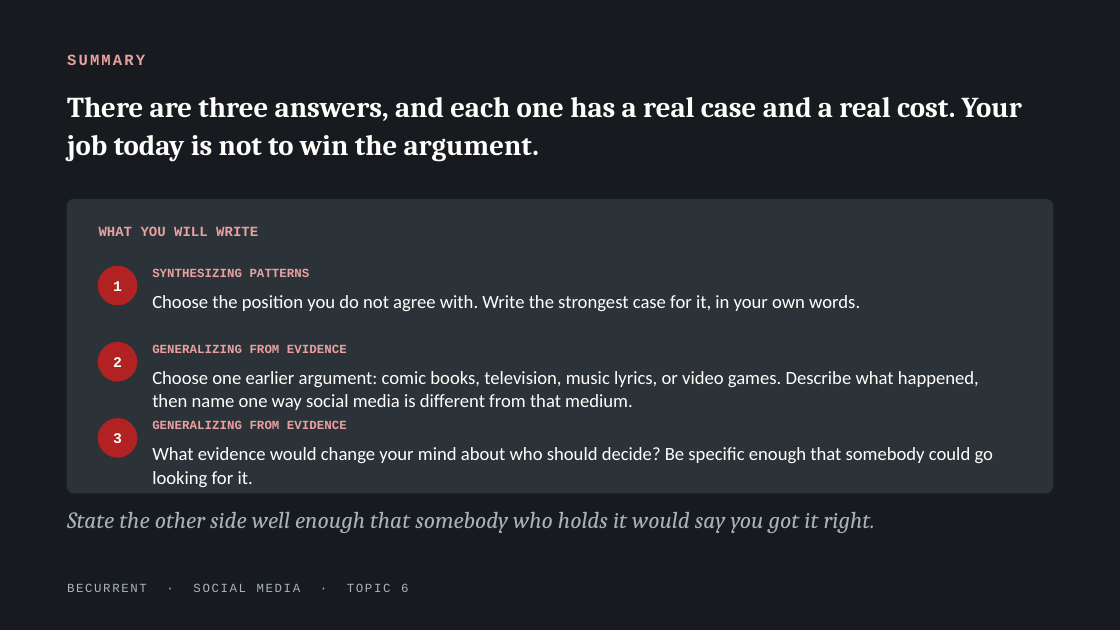
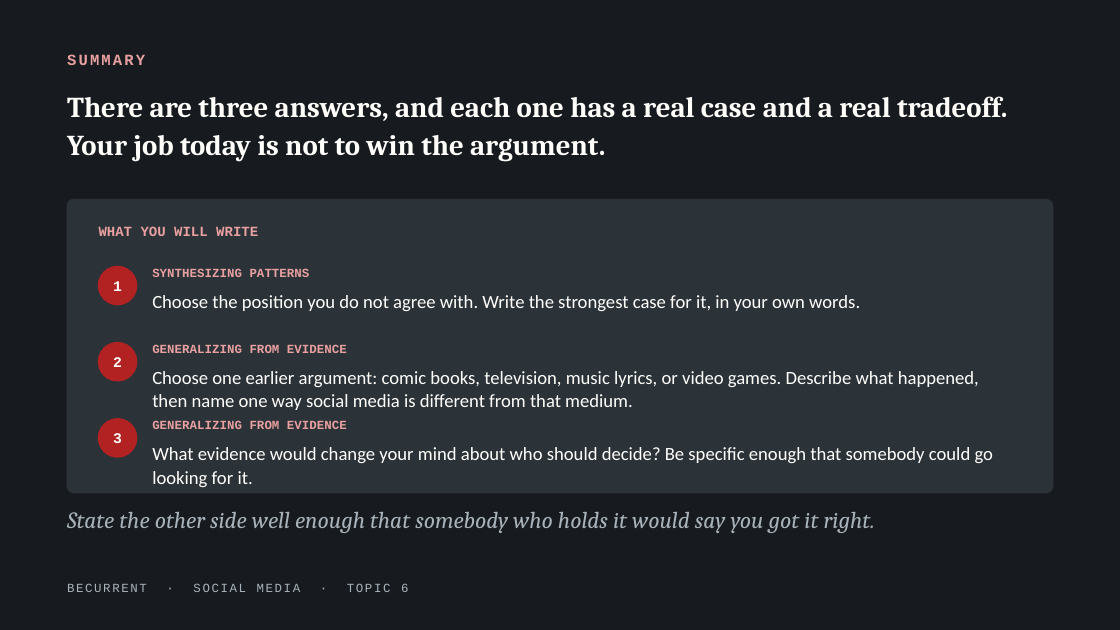
Before and after one commit to JeffAndersonLogic/BeCurrent, a slide deck: slide 14 of social-media/decks/topic-06-who-gets-to-decide.pptx. Drawn at 1120x630 pixels with LibreOffice and Linux fonts; fonts in the diff are those of the drawing. Boxes give left, top, right and bottom in pixels: in the first picture for what was removed or moved away, otherwise in the second. Text is boxed around its words. In the diff, an @@ line names an element or a change of style, - is before the commit and + after.

```diff
--- a/social-media/decks/topic-06-who-gets-to-decide.pptx
+++ b/social-media/decks/topic-06-who-gets-to-decide.pptx
@@ text at [67,96,1007,161]: text changed @@
-There are three answers, and each one has a real case and a real cost. Your job today is not to win the argument.
+There are three answers, and each one has a real case and a real tradeoff. Your job today is not to win the argument.
```
Also in this commit, not shown: 6 other slides changed, 11 other files.
